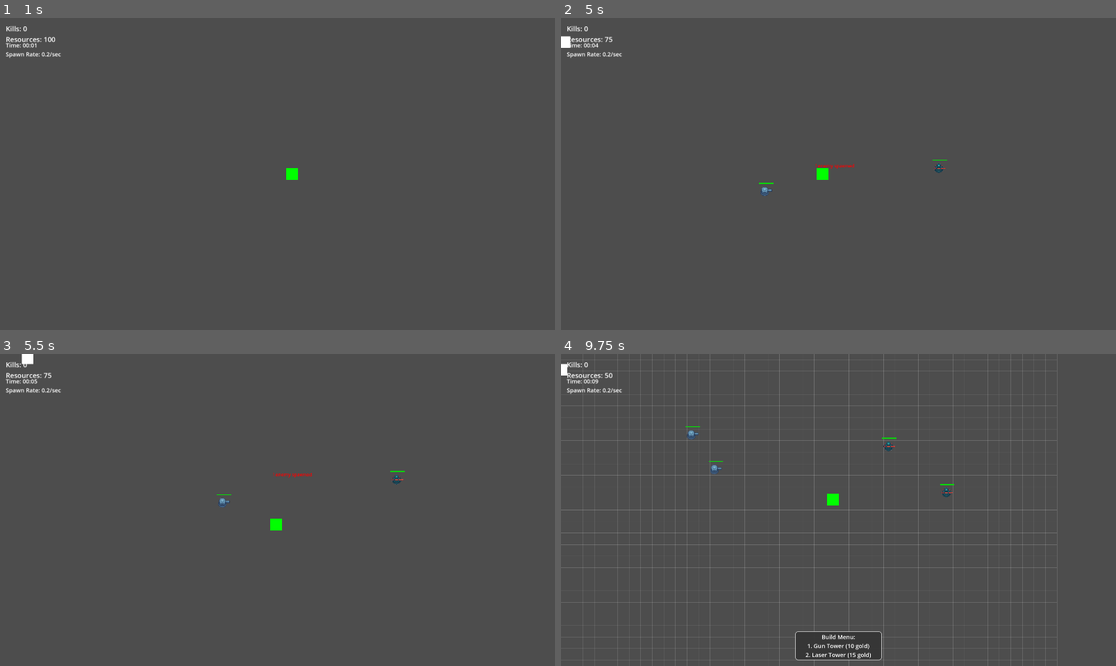
Above: before the commit, frames 1-4 (two rows, left to right).
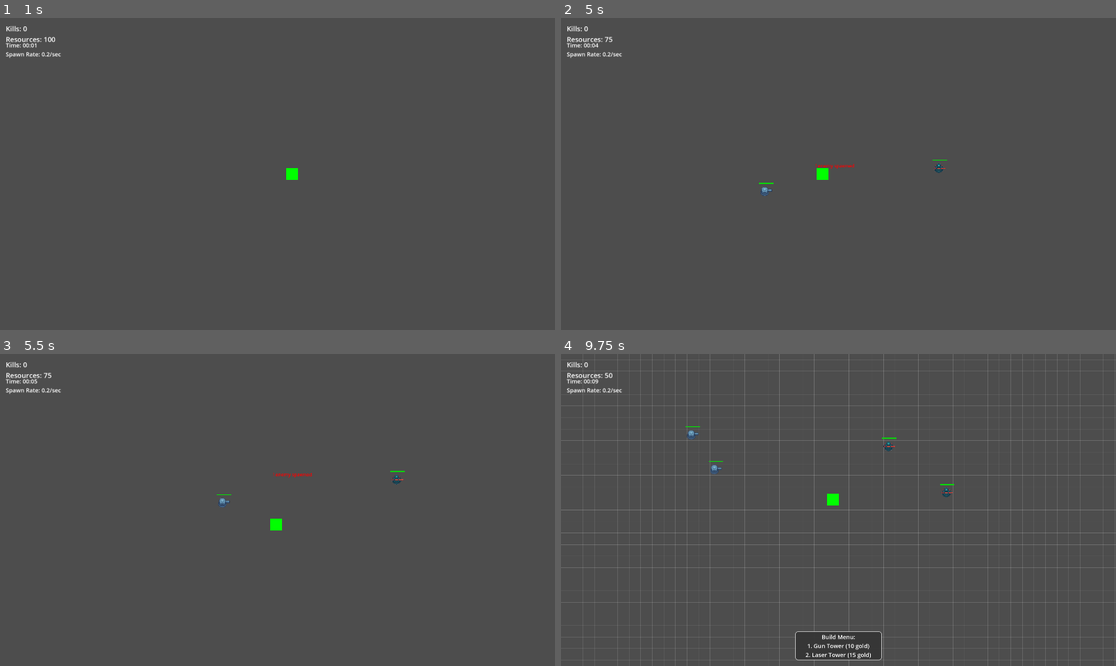
Above: after the commit, the same moments.

Repository: Sephon/testaiproject
Game: Godot game, scene res://Main.tscn
The game is run twice, just before and just after one commit, with the same random seed, the same clock (stepped at 60 frames per second) and the same inputs.
Inputs (mouse positions are in pixels of both pictures, inside the frame that each line leads up to):
- Up to frame 1 (1 s): tap Enter (ui_accept) at 0.5, 0.77 s; move the mouse to (399, 158) at 0.52 s; hold Right (ui_right) from 0.53 s (still down); hold B from 0.53 s (still down); click (399, 158) at 0.67 s
- Up to frame 2 (5 s): move the mouse to (727, 189) at 1.27 s; release Right (ui_right) at 1.28 s; release B at 1.28 s; hold Down (ui_down) 1.28-2.03 s; tap 1 at 1.35 s; click (727, 189) at 1.42 s; tap Enter (ui_accept) at 1.52, 3.02, 3.77, 4.25, 4.52 s; move the mouse to (894, 105) at 2.02 s; hold Right (ui_right) 2.03-2.78 s; hold 2 2.03-2.78 s; click (894, 105) at 2.17 s; move the mouse to (810, 236) at 2.77 s; hold Up (ui_up) 2.78-3.53 s; tap B at 2.85 s; click (810, 236) at 2.92 s; move the mouse to (1005, 220) at 3.52 s; hold 1 3.53-4.28 s; hold Left (ui_left) from 3.53 s (still down); click (1005, 220) at 3.67 s; move the mouse to (672, 127) at 4.27 s; tap 2 at 4.35 s; click (672, 127) at 4.42 s
- Up to frame 3 (5.5 s): move the mouse to (305, 510) at 5.02 s; release Left (ui_left) at 5.03 s; hold Down (ui_down) from 5.03 s (still down); hold B from 5.03 s (still down); click (305, 510) at 5.17 s
- Up to frame 4 (9.75 s): move the mouse to (755, 432) at 5.77 s; release Down (ui_down) at 5.78 s; release B at 5.78 s; hold Right (ui_right) 5.78-6.53 s; tap 1 at 5.85 s; click (755, 432) at 5.92 s; tap Enter (ui_accept) at 6.02, 6.77, 7.52, 9.02 s; move the mouse to (960, 494) at 6.52 s; hold Up (ui_up) 6.53-7.28 s; hold 2 6.53-7.28 s; click (960, 494) at 6.67 s; move the mouse to (727, 525) at 7.27 s; hold Right (ui_right) 7.28-8.03 s; tap B at 7.35 s; click (727, 525) at 7.42 s; move the mouse to (894, 441) at 8.02 s; hold Down (ui_down) 8.03-8.78 s; hold 1 8.03-8.78 s; click (894, 441) at 8.17 s; move the mouse to (810, 572) at 8.77 s; hold Left (ui_left) 8.78-9.53 s; tap 2 at 8.85 s; click (810, 572) at 8.92 s; move the mouse to (1005, 556) at 9.52 s; hold Up (ui_up) from 9.53 s (still down); hold B from 9.53 s (still down); click (1005, 556) at 9.67 s

Frame 1 is identical in both runs. In frame 2, less than 0.1% of the frame differs, in the area x 0-2%, y 5-10%; in frame 3, less than 0.1%; in frame 4, 0.2%, in the area x 0-100%, y 1-99%.

Commit message:
Adjusted grid flickering when zooming out, larger world

Diff:
--- a/testaiproject/Enemy.gd
+++ b/testaiproject/Enemy.gd
@@ -1,6 +1,6 @@
 extends Area2D
 
-var speed = 50
+var speed = 250
 var collision_radius = 15
 var exploding = false
 var explosion_time = 0.0
--- a/testaiproject/Main.gd
+++ b/testaiproject/Main.gd
@@ -15,10 +15,11 @@
 var preview_tower: ColorRect  # Preview tower placement
 var selected_tower_type: int = -1  # -1 = none, 0 = gun, 1 = laser
 var grid_container: Node2D  # Container for grid lines
+var base_grid_line_width = 1.0  # Base width of grid lines
 
 # World size variables
-var world_size = Vector2(2000, 2000)  # Large playing field
-var world_center = Vector2(1000, 1000)  # Center of the world
+var world_size = Vector2(20000, 20000)  # Large playing field
+var world_center = world_size / 2  # Center of the world
 
 # Camera variables
 var camera: Camera2D
@@ -496,7 +497,7 @@
 	# Create horizontal lines
 	for i in range(num_horizontal):
 		var line = Line2D.new()
-		line.width = 1
+		line.width = base_grid_line_width
 		line.default_color = Color(1, 1, 1, 0.2)  # Semi-transparent white
 		line.add_point(Vector2(0, i * grid_size))
 		line.add_point(Vector2(world_size.x, i * grid_size))
@@ -506,12 +507,15 @@
 	# Create vertical lines
 	for i in range(num_vertical):
 		var line = Line2D.new()
-		line.width = 1
+		line.width = base_grid_line_width
 		line.default_color = Color(1, 1, 1, 0.2)  # Semi-transparent white
 		line.add_point(Vector2(i * grid_size, 0))
 		line.add_point(Vector2(i * grid_size, world_size.y))
 		grid_container.add_child(line)
 		grid_lines.append(line)
+
+	# Initial grid appearance update
+	update_grid_appearance()
 
 func get_grid_position(world_pos: Vector2) -> Vector2:
 	var max_grid = Vector2(world_size.x / grid_size -1, world_size.y / grid_size -1)
@@ -657,8 +661,27 @@
 			camera_zoom = camera_zoom * (1.0 - zoom_speed)
 			camera_zoom = camera_zoom.clamp(min_zoom, max_zoom)
 			camera.zoom = camera_zoom
+			update_grid_appearance()  # Update grid when zooming
 		elif event.button_index == MOUSE_BUTTON_WHEEL_UP:
 			# Zoom out
 			camera_zoom = camera_zoom * (1.0 + zoom_speed)
 			camera_zoom = camera_zoom.clamp(min_zoom, max_zoom)
 			camera.zoom = camera_zoom
+			update_grid_appearance()  # Update grid when zooming
+
+func update_grid_appearance() -> void:
+	# Calculate line width based on zoom level
+	var zoom_factor = 1.0 / camera_zoom.x  # Use x component since we maintain uniform zoom
+	var line_width = base_grid_line_width * zoom_factor
+
+	# Calculate opacity based on zoom level
+	var opacity = 0.2  # Base opacity
+	if zoom_factor < 0.5:  # When zoomed out far
+		opacity = 0.1
+	elif zoom_factor > 1.5:  # When zoomed in close
+		opacity = 0.3
+
+	# Update all grid lines
+	for line in grid_lines:
+		line.width = line_width
+		line.default_color.a = opacity
